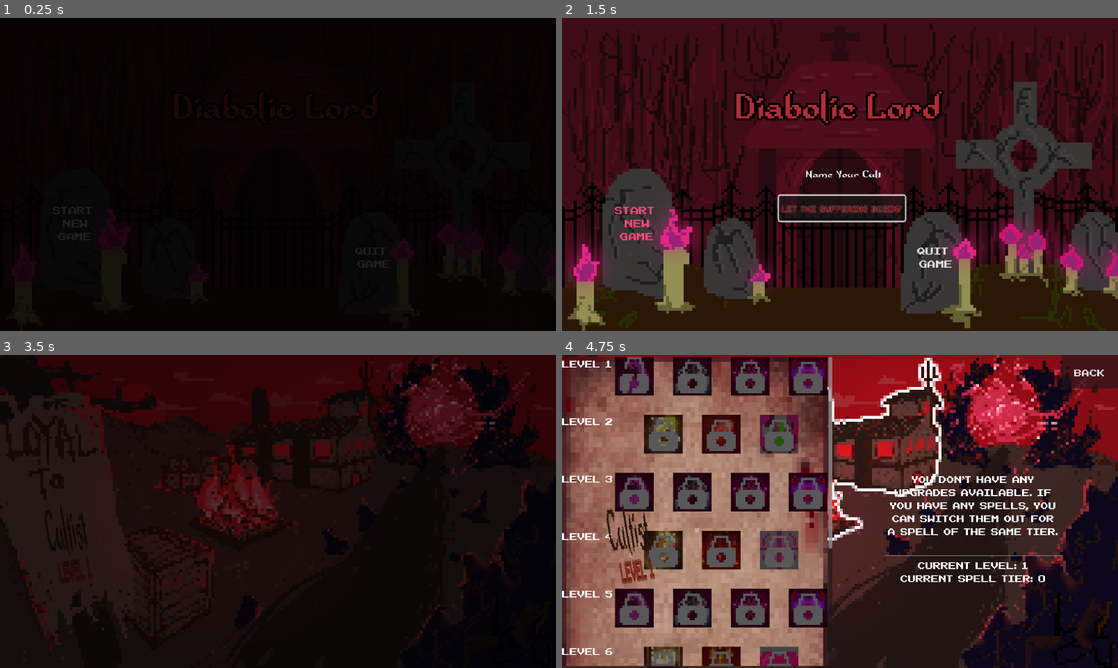
Above: before the commit, frames 1-4 (two rows, left to right).
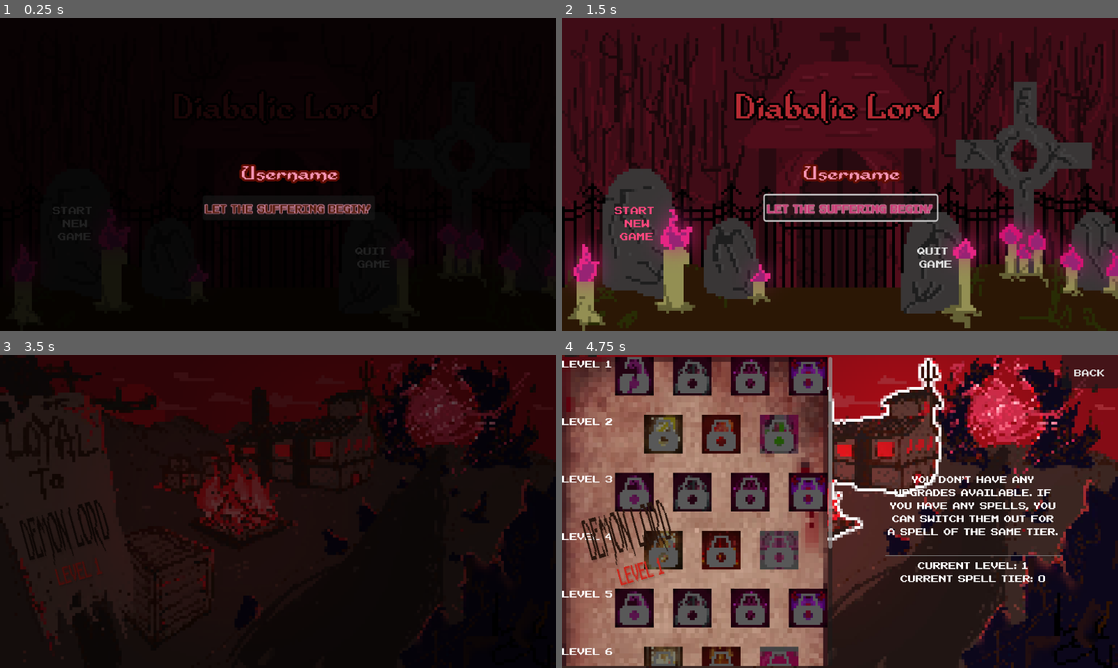
Above: after the commit, the same moments.

Repository: GeMini-220/Diabolic-Lord
Game: Godot game, scene res://MainScenes/start_menu.tscn
The game is run twice, just before and just after one commit, with the same random seed, the same clock (stepped at 60 frames per second) and the same inputs.
Inputs (mouse positions are in pixels of both pictures, inside the frame that each line leads up to):
- Up to frame 1 (0.25 s): no input
- Up to frame 2 (1.5 s): click "Start New Game" at 0.5 s; click "Start New Game" at 1.25 s
- Up to frame 3 (3.5 s): click "let the Suffering Begin!" at 2 s; click "Start New Game" at 2.75 s
- Up to frame 4 (4.75 s): click (840, 511) at 3.5 s; click (840, 511) at 4.25 s

The runs differ from the first frame. In frame 1, 1.6% of the frame differs, in the area x 36-67%, y 46-63%; in frame 2, 2.2%, in the area x 36-68%, y 44-66%; in frame 3, 0.4%; in frame 4, 1.4%.

Commit message:
Username Updates
Username update to State and battle

Diff:
--- a/MainScenes/campfire.tscn
+++ b/MainScenes/campfire.tscn
@@ -27,9 +27,9 @@
 [sub_resource type="LabelSettings" id="LabelSettings_s03py"]
 font = ExtResource("15_o41gg")
 font_size = 22
-font_color = Color(0.611765, 0.0705882, 0, 0.67451)
-outline_size = 2
-outline_color = Color(0.137255, 0, 0, 0.8)
+font_color = Color(0.8, 0.14902, 0.109804, 1)
+outline_color = Color(0.137255, 0, 0, 0.494118)
+shadow_color = Color(0, 0, 0, 0.101961)
 
 [sub_resource type="Animation" id="Animation_nwpus"]
 length = 0.001
@@ -189,21 +189,22 @@
 [node name="CultName" type="Label" parent="."]
 layout_mode = 1
 anchors_preset = -1
-anchor_left = -0.0095486
-anchor_top = -0.0401235
-anchor_right = 0.015625
-anchor_bottom = -0.0401235
+anchor_left = -0.0138889
+anchor_top = -0.0169753
+anchor_right = 0.0112847
+anchor_bottom = -0.0169753
 offset_left = 44.0
 offset_top = 342.0
 offset_right = 217.0
 offset_bottom = 378.0
-rotation = -0.163236
+rotation = -0.268314
 scale = Vector2(0.95661, 3.84463)
 theme_override_font_sizes/font_size = 40
 text = "12345678912"
 label_settings = SubResource("LabelSettings_s66j6")
 horizontal_alignment = 1
 vertical_alignment = 1
+uppercase = true
 metadata/_edit_use_anchors_ = true
 
 [node name="LevelLabel" type="Label" parent="CultName"]
@@ -212,13 +213,14 @@
 anchor_top = 1.0
 anchor_right = 1.0
 anchor_bottom = 1.0
-offset_left = 38.8688
-offset_top = -8.29341
-offset_right = -29.1312
-offset_bottom = 11.7066
+offset_left = 13.1742
+offset_top = -7.32616
+offset_right = -54.8258
+offset_bottom = 12.6738
 grow_horizontal = 2
 grow_vertical = 0
-rotation = -0.00166803
+rotation = -0.000986953
+scale = Vector2(1.38515, 0.909174)
 text = "Level:"
 label_settings = SubResource("LabelSettings_s03py")
 horizontal_alignment = 1
--- a/MainScenes/start_menu.tscn
+++ b/MainScenes/start_menu.tscn
@@ -19,7 +19,7 @@
 
 [sub_resource type="StyleBoxEmpty" id="StyleBoxEmpty_dd4pb"]
 
-[sub_resource type="StyleBoxLine" id="StyleBoxLine_bswh1"]
+[sub_resource type="StyleBoxEmpty" id="StyleBoxEmpty_bp2ec"]
 
 [sub_resource type="Animation" id="Animation_qsq1r"]
 resource_name = "fade_in"
@@ -261,8 +261,7 @@
 dialog_autowrap = true
 cancel_button_text = "NO!!!!!"
 
-[node name="CultNameEdit" type="LineEdit" parent="."]
-visible = false
+[node name="UsernameEdit" type="LineEdit" parent="."]
 top_level = true
 layout_mode = 1
 anchors_preset = 8
@@ -270,57 +269,56 @@
 anchor_top = 0.5
 anchor_right = 0.5
 anchor_bottom = 0.5
-offset_left = -117.0
+offset_left = -213.0
 offset_top = -35.0
-offset_right = 96.0
+offset_right = 193.0
 offset_bottom = 35.0
 grow_horizontal = 2
 grow_vertical = 2
 scale = Vector2(1.17353, 1.01685)
-theme_override_colors/font_color = Color(1, 1, 1, 1)
-theme_override_colors/font_selected_color = Color(1, 1, 1, 1)
-theme_override_colors/font_uneditable_color = Color(1, 1, 1, 1)
-theme_override_colors/font_placeholder_color = Color(1, 1, 1, 1)
-theme_override_colors/font_outline_color = Color(0, 0, 0, 0.721569)
-theme_override_colors/caret_color = Color(1, 1, 1, 1)
-theme_override_colors/selection_color = Color(0, 0, 0, 1)
-theme_override_colors/clear_button_color = Color(0, 0, 0, 1)
-theme_override_colors/clear_button_color_pressed = Color(0, 0, 0, 1)
+theme_override_colors/font_color = Color(0.960784, 0.580392, 0.705882, 1)
+theme_override_colors/font_selected_color = Color(0.960784, 0.580392, 0.705882, 1)
+theme_override_colors/font_uneditable_color = Color(0.960784, 0.580392, 0.705882, 1)
+theme_override_colors/font_placeholder_color = Color(0.960784, 0.580392, 0.705882, 1)
+theme_override_colors/font_outline_color = Color(0.384314, 0.0509804, 0, 1)
+theme_override_colors/caret_color = Color(0.498039, 0.172549, 0.403922, 1)
+theme_override_colors/selection_color = Color(1, 0, 0, 0.517647)
 theme_override_constants/minimum_character_width = 14
-theme_override_constants/outline_size = 2
+theme_override_constants/outline_size = 16
 theme_override_constants/caret_width = 1
 theme_override_fonts/font = ExtResource("2_wgoxx")
-theme_override_font_sizes/font_size = 19
-theme_override_styles/normal = SubResource("StyleBoxLine_bswh1")
-placeholder_text = "Name Your Cult"
+theme_override_font_sizes/font_size = 38
+theme_override_styles/normal = SubResource("StyleBoxEmpty_bp2ec")
+placeholder_text = "Username"
 alignment = 1
 max_length = 12
 expand_to_text_length = true
 selecting_enabled = false
 
-[node name="CultConfirm" type="Button" parent="CultNameEdit"]
+[node name="UsernameConfirm" type="Button" parent="UsernameEdit"]
 layout_mode = 1
 anchors_preset = 7
 anchor_left = 0.5
 anchor_top = 1.0
 anchor_right = 0.5
 anchor_bottom = 1.0
-offset_left = -114.169
-offset_top = 7.69096
-offset_right = 70.8308
-offset_bottom = 38.691
+offset_left = -154.855
+offset_top = 6.70746
+offset_right = 98.1453
+offset_bottom = 37.7075
 grow_horizontal = 2
 grow_vertical = 0
 scale = Vector2(1.20211, 1.6282)
-theme_override_colors/font_color = Color(0.298039, 0, 0, 1)
-theme_override_colors/font_pressed_color = Color(0.701961, 0, 0, 1)
-theme_override_colors/font_hover_color = Color(0.960784, 0, 0, 1)
-theme_override_colors/font_focus_color = Color(0.545098, 0, 0, 1)
-theme_override_colors/font_hover_pressed_color = Color(0.913725, 0, 0, 1)
+theme_override_colors/font_color = Color(0.309804, 0.0941176, 0.027451, 0.945098)
+theme_override_colors/font_pressed_color = Color(0.792157, 0.231373, 0.466667, 1)
+theme_override_colors/font_hover_color = Color(0.847059, 0, 0.254902, 1)
+theme_override_colors/font_focus_color = Color(0.792157, 0.231373, 0.466667, 1)
+theme_override_colors/font_hover_pressed_color = Color(0.866667, 0.290196, 0.52549, 1)
 theme_override_colors/font_disabled_color = Color(0.298039, 0, 0, 1)
-theme_override_colors/font_outline_color = Color(0.92549, 0.92549, 0.92549, 0.737255)
-theme_override_constants/outline_size = 1
-theme_override_fonts/font = ExtResource("3_7t56n")
+theme_override_colors/font_outline_color = Color(0.890196, 0.564706, 0.670588, 0.745098)
+theme_override_constants/outline_size = 5
+theme_override_fonts/font = ExtResource("3_7t56n")
+theme_override_font_sizes/font_size = 22
 text = "let the Suffering Begin!"
 
 [node name="ScreenFade" type="ColorRect" parent="."]
@@ -351,4 +349,4 @@
 [connection signal="pressed" from="ConfirmationDialog/HBoxContainer/VBoxContainer/cancel_button" to="." method="_on_cancel_button_pressed"]
 [connection signal="canceled" from="newGameConfirmationDialog" to="." method="_on_new_game_confirmation_dialog_canceled"]
 [connection signal="confirmed" from="newGameConfirmationDialog" to="." method="_on_new_game_confirmation_dialog_confirmed"]
-[connection signal="pressed" from="CultNameEdit/CultConfirm" to="." method="_on_cult_confirm_pressed"]
+[connection signal="pressed" from="UsernameEdit/UsernameConfirm" to="." method="_on_username_confirm_pressed"]
--- a/src/Campfire.gd
+++ b/src/Campfire.gd
@@ -11,7 +11,7 @@
 
 
 func _ready():
-	cult_name_sign.text = State.cult_name
+	cult_name_sign.text = State.user_name
 	level_label.text = "Level " + str(State.player_level)
 	screen_fade.visible = true
 	screen_fade_anim.play("fade_in")
--- a/src/State.gd
+++ b/src/State.gd
@@ -9,7 +9,7 @@
 func _process(delta):
 	pass
 
-var cult_name = "Cultist"
+var user_name = "Demon Lord"
 var current_health
 var max_health
 var damage
@@ -42,7 +42,7 @@
 		"tier_unlocked": tier_unlocked,
 		"spells_unlocked": spells_unlocked,
 		"generic_unlocked": generic_unlocked,
-		"cult_name": cult_name,
+		"user_name": user_name,
 
 	}
 
@@ -106,5 +106,5 @@
 	tier_unlocked = player_data["tier_unlocked"]
 	spells_unlocked = player_data["spells_unlocked"]
 	generic_unlocked = player_data["generic_unlocked"]
-	cult_name = player_data.get("cult_name", "Cultist")
+	user_name = player_data.get("user_name", "Demon Lord")
 	# Update any other player state or UI elements as necessary
--- a/src/battle.gd
+++ b/src/battle.gd
@@ -30,6 +30,7 @@
 var redirect_active = false
 var redirect_target = null
 var infernal_affliction_active = false
+var user_name = State.user_name
 
 @onready var screen_fade = $ScreenFade
 @onready var screen_fade_anim = $ScreenFade/ScreenFadeAnimPlayer
@@ -101,7 +102,7 @@
 	$ActionsPanel.hide()
 	$SpellsPanel.hide()
 	$VampSpellsPanel.hide()
-	display_text("Summoned by your loyal cultists, you, the Demon Lord, have awoken!")
+	display_text("Summoned by your loyal cultists, you, %s, have awoken!" % user_name)
 	await self.textbox_closed
 	display_text("These %s adventurers wish to return you to your eternal slumber." % num_current_enemies)
 	await self.textbox_closed
@@ -454,7 +455,7 @@
 
 func enemy_hex(enemy):
 	if hex_duration == 0: # Check if Hex can be applied
-		display_text("The %s casts a Hex, weakening the Demon Lord's attacks!" % enemy.name)
+		display_text("The %s casts a Hex, weakening %s attacks!" % user_name)
 		await self.textbox_closed
 
 		# Apply the Hex effect
@@ -462,7 +463,7 @@
 		Boss_damage *= hex_effective_damage
 		hex_duration = 4 # Hex lasts for 2 rounds
 
-		display_text("The Demon Lord's attack power has been diminshed!")
+		display_text("The %s attack power has been diminshed!" %user_name)
 		await self.textbox_closed
 	else:
 		await enemy_attack(enemy)
@@ -547,7 +548,7 @@
 				# Check if the Dempn Lord is returning from a "Red Rush" dive
 				if is_flying:
 					# Apply the Red Rush damage
-					display_text("Diving from the skies, the Vampire Lord strikes %s for %d damage!" % [red_rush_target.name, red_rush_damage])
+					display_text("Diving from the skies, %s strikes %s for %d damage!" % [user_name, red_rush_target.name, red_rush_damage])
 					await self.textbox_closed
 					$RedRushSound2.play()
 					fly_away.play("fly_back")
@@ -590,7 +591,7 @@
 		display_text("Against your unstoppable might, the heroes have lost.")
 		await self.textbox_closed
 		if State.currentBattle >= 10:
-			display_text("The world will see a dark age under your rule.")
+			display_text("The world will see a dark age under the rule of %s." %user_name)
 			await self.textbox_closed
 			display_text("The living will suffer, and the dead will rise.")
 			await self.textbox_closed
@@ -679,7 +680,7 @@
 	await target.took_damage(blood_siphon_damage)
 
 	var life_steal_amt = life_steal(blood_siphon_damage)
-	display_text("The Demon Lord cast Blood Siphon, you drain the life force of your enemy dealing %s damage. You have regenerated %d health." % [blood_siphon_damage, life_steal_amt])
+	display_text("The %s cast Blood Siphon, you drain the life force of your enemy dealing %s damage. You have regenerated %d health." % [user_name, blood_siphon_damage, life_steal_amt])
 	await self.textbox_closed
 
 
@@ -782,7 +783,7 @@
 	red_rush_target = target
 	is_flying = true
 
-	display_text("The Vampire Lord spreads his wings and takes to the skies, becoming untouchable.")
+	display_text("%s spreads their wings and takes to the skies, becoming untouchable." %user_name)
 	await self.textbox_closed
 
 	$RedRushSound1.play()
--- a/src/start_menu.gd
+++ b/src/start_menu.gd
@@ -7,8 +7,9 @@
 @onready var screen_fade = $ScreenFade
 @onready var screen_fade_anim = $ScreenFade/ScreenFadeAnim
 
-@onready var cult_name_edit = $CultNameEdit
-@onready var cult_confirm = $CultNameEdit/CultConfirm
+@onready var username_edit = $UsernameEdit
+@onready var username_confirm = $UsernameEdit/UsernameConfirm
+
 
 
 func start_fade_in():
@@ -40,14 +41,14 @@
 		$newGameConfirmationDialog.popup()  # Ask for confirmation if a save exists
 	else:
 		State.initialize_player_data()  # Initialize player data if no save file exists
-		cult_name_edit.show()  # Show the cult name input
-		cult_confirm.grab_focus()
+		username_edit.show()  # Show the cult name input
+		username_confirm.grab_focus()
 
 
 func _on_new_game_confirmation_dialog_confirmed():
 	$newGameConfirmationDialog.hide()
-	cult_name_edit.show()
-	await cult_confirm.pressed
+	username_edit.show()
+	await username_confirm.pressed
 
 
 func _on_new_game_confirmation_dialog_canceled():
@@ -75,15 +76,15 @@
 func _on_cancel_button_pressed():
 	confirmation_dialog.hide()
 
-func _on_cult_confirm_pressed():
-	cult_name_edit.hide()
-	var cult_name = cult_name_edit.text.strip_edges()
-	if cult_name != "":
+func _on_username_confirm_pressed():
+	username_edit.hide()
+	var user_name = username_edit.text.strip_edges()
+	if user_name != "":
 		State.initialize_player_data()
-		State.cult_name = cult_name  # Update the cult name in the State
-		print("Cult name set to: ", cult_name)  # Optional: Confirm the change in the output
+		State.user_name = user_name  # Update the cult name in the State
+		print("User name set to: ", user_name)  # Optional: Confirm the change in the output
 		emit_signal("cult_name_confirmed")  # Emit the signal indicating the name has been set
-		cult_name_edit.hide()
+		username_edit.hide()
 		screen_fade_anim.play("fade_out")
 		await screen_fade_anim.animation_finished
 		get_tree().change_scene_to_packed(battle_scene) # Optionally hide the LineEdit after confirmation
